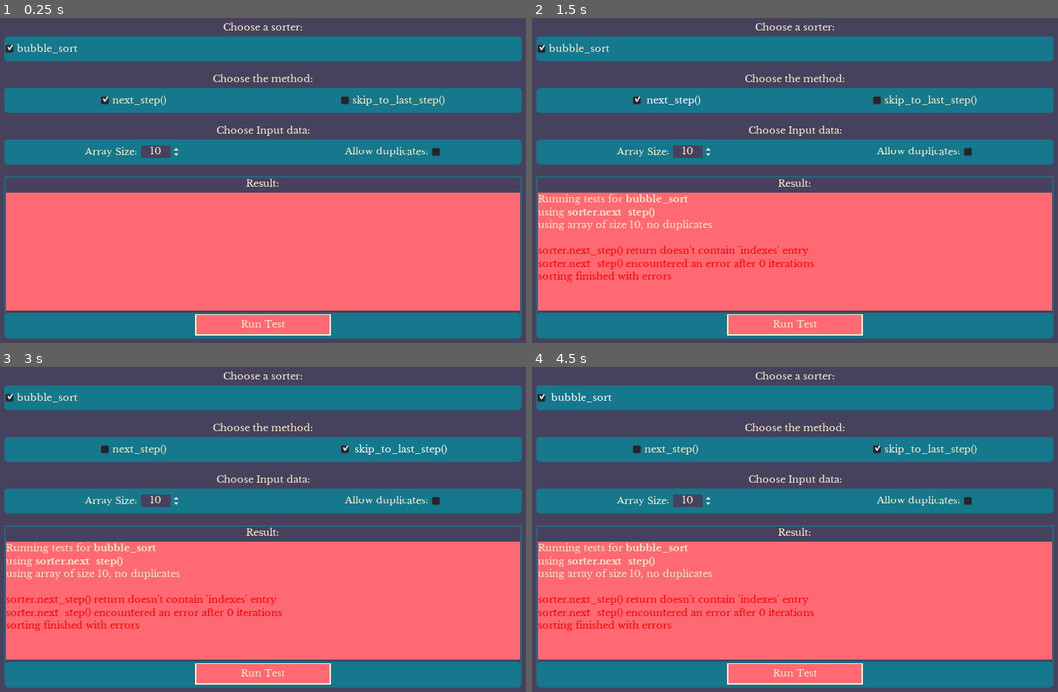
Above: before the commit, frames 1-4 (two rows, left to right).
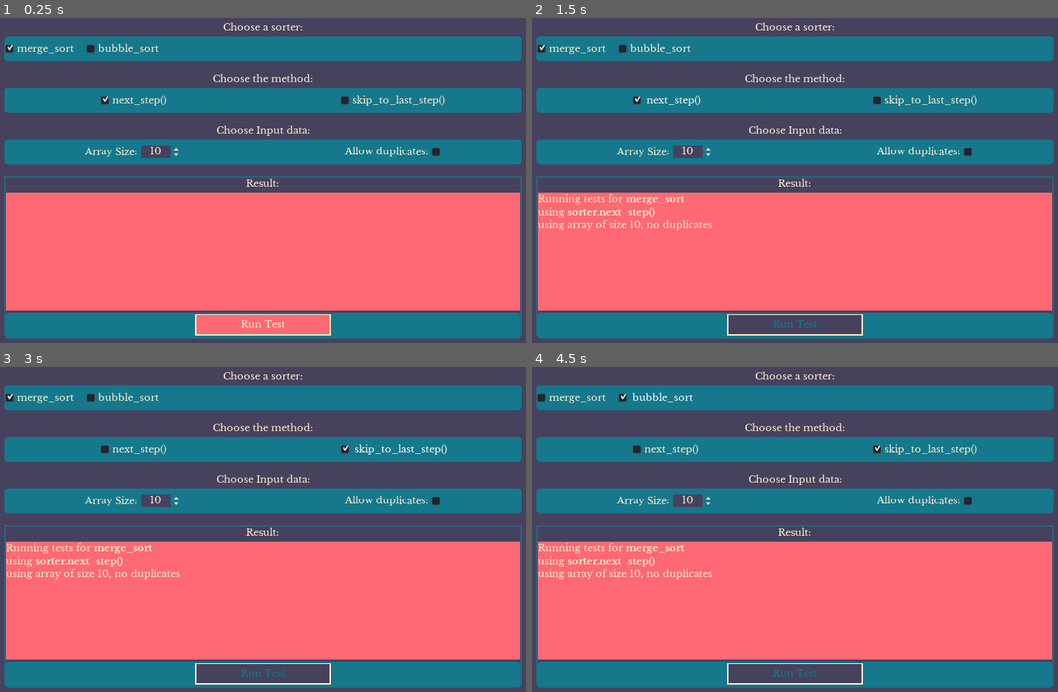
Above: after the commit, the same moments.

Repository: DissonantVoid/Godot-Sort-Visualizer
Game: Godot game, scene res://scenes/tests/algorithm_checker.tscn
Same seed, same stepped clock (60 frames per second), same inputs: the game is played once before the commit and once after it. This scene is started directly instead of the project's main scene.
Inputs:
- Up to frame 1 (0.25 s): no input
- Up to frame 2 (1.5 s): click "Run Test" at 0.5 s; click "next_step()" at 1.25 s
- Up to frame 3 (3 s): click "next_step()" at 2 s; click "skip_to_last_step()" at 2.75 s
- Up to frame 4 (4.5 s): click "skip_to_last_step()" at 3.5 s; click "bubble_sort" at 4.25 s

The runs differ from the first frame. In frame 1, 0.3% of the frame differs, in the area x 3-31%, y 7-12%; in frame 2, 2.9%; in frame 3, 2.9%; in frame 4, 3.0%, in the area x 1-63%, y 7-98%.
Error after the commit: Invalid get index '3' (on base: 'Array'). (res://scenes/objects/sorters/sorter_merge_sort.gd:80)

Commit message:
implemented most of the merge sort algorithm
next_step() is not fully implemented yet

Diff:
--- a/scenes/game/main.gd
+++ b/scenes/game/main.gd
@@ -84,7 +84,7 @@
 			_algo_picker.set_can_continue(false)
 			_visualizer.update_all(_current_sorter.skip_to_last_step())
 		"restart":
-			#_running_mode = RunningMode.step
+			_running_mode = RunningMode.step
 			_reset()
 
 func _on_visualizer_updated_indexes():
@@ -115,14 +115,14 @@
 		_visualizer.finish()
 		_pause()
 	else:
-		assert(step_data.has("items"), "no 'items' entry in sorter.next_step() return")
-		assert(step_data["items"].size() == 2, "'items' entry in sorter.next_step() return must have 2 items")
+		assert(step_data.has("indexes"), "no 'indexes' entry in sorter.next_step() return")
+		assert(step_data["indexes"].size() == 2, "'indexes' entry in sorter.next_step() return must have 2 indexes")
 
 		_is_waiting_for_visualizer = true
 		_algo_picker.set_can_continue(false)
 
 		# NOTE: this line should be last in case update_indexes() emits immediately like in visualizer_rect
-		_visualizer.update_indexes(step_data["items"][0], step_data["items"][1])
+		_visualizer.update_indexes(step_data["indexes"][0], step_data["indexes"][1])
 
 func _pause():
 	if _continous_timer.is_stopped() == false:
--- a/scenes/objects/sorters/sorter.gd
+++ b/scenes/objects/sorters/sorter.gd
@@ -12,7 +12,7 @@
 	_priority_callback = priority_callback
 
 # override, return {"done":is done sorting,
-#                   "items":(if "done" is true), 2 item indexes that were switched}
+#                   "indexes":(if "done" is true), array of 2 indexes that were switched}
 func next_step() -> Dictionary:
 	return {}
 
--- a/scenes/objects/sorters/sorter_bubble_sort.gd
+++ b/scenes/objects/sorters/sorter_bubble_sort.gd
@@ -1,6 +1,13 @@
 extends "res://scenes/objects/sorters/sorter.gd"
 
+# https://en.wikipedia.org/wiki/Bubble_sort
+# the simplest sorting algorithm that works by repeatedly
+# swapping the adjacent elements if they are in the wrong order
+#
+# time complexity: O(N^2)
+
 var _curr_index : int = 0
+
 
 # override
 func setup(data_size : int, priority_callback : FuncRef):
@@ -11,14 +18,14 @@
 # override
 func next_step() -> Dictionary:
 	var changed : bool = false
-	var items : Array
+	var indexes : Array
 
 	while true:
 		for i in range(_curr_index, _data_size-1):
 			if _priority_callback.call_func(i, i+1):
 				changed = true
-				items.append(i+1)
-				items.append(i)
+				indexes.append(i+1)
+				indexes.append(i)
 				_curr_index = i+1
 				break
 
@@ -29,7 +36,7 @@
 		else:
 			break
 
-	return {"done":!changed, "items":items}
+	return {"done":!changed, "indexes":indexes}
 
 # override
 func skip_to_last_step() -> Array:
--- /dev/null
+++ b/scenes/objects/sorters/sorter_merge_sort.gd
@@ -0,0 +1,135 @@
+extends "res://scenes/objects/sorters/sorter.gd"
+
+# https://en.wikipedia.org/wiki/Merge_sort
+# a sorting algorithm that is based on the Divide and Conquer paradigm
+# in this algorithm, the array is initially divided into two equal halves
+# and then they are combined in a sorted manner
+#
+# time complexity: O(N log N)
+
+var _division_array : Array
+var _pending_switches : Array # [[idx1, idx2], .. ]
+
+# override
+func setup(data_size : int, priority_callback : FuncRef):
+	.setup(data_size, priority_callback)
+
+	_division_array.resize(_data_size)
+	for i in _data_size: _division_array[i] = [i]
+	_pending_switches.clear()
+
+# override
+# TODO: THIS IS UNFINISHED, the impementation is almost done but not yet complete
+#       I have already wasted too much time getting this one function to work
+#       as much as I like a good challenge, I also know my limits, and have
+#       to leave it for now and come back in the future,
+func next_step() -> Dictionary:
+	# merge first 2 nums, then next 2. combine them into 4, then merge another 2 and 2 into 4
+	# and merge the 4 and 4 into 8 etc.. it's like 2048 the game
+	# this way we can merge once, keep record of what has changed in that merge (_pending_switches)
+	# and for each call to this func, return 1 switch from the record, once the record is empty
+	# we merge the next 2 arrays and so on
+	var should_skip_to_next : bool = false
+	if _pending_switches.empty():
+		var prev_subarrs_size : int = 0 # size of all previous subarrays before _division_array[i-1]
+										# i.e index of first element in current subarray if _division_array was a 1d array instead of 2d
+		for i in range(1, _division_array.size()):
+			if (_division_array[i-1].size() == _division_array[i].size() ||
+					_division_array.size() == 2):
+				# combine the two subarrays
+				_division_array[i-1] = _merge(_division_array[i-1], _division_array[i])
+				_division_array.remove(i)
+
+				for j in _division_array[i-1].size():
+					var original_index : int = _division_array[i-1][j]
+					var new_index : int = prev_subarrs_size + j
+
+					if original_index == new_index: continue
+
+					# get rid of duplicates i.e [ [0,1], [1,0] ]
+					if  (_pending_switches.has([original_index, new_index]) ||
+							_pending_switches.has([new_index, original_index])) == false:
+						_pending_switches.append([original_index, new_index])
+
+				# arrays merge perfectly without having to change indexes i,e [[1,2,3], [4,5,6]]
+				if _pending_switches.empty() && _division_array.size() > 1: should_skip_to_next = true
+
+				print("switches:" + str(_pending_switches))
+				break
+			else:
+				prev_subarrs_size += _division_array[i-1].size()
+
+	if should_skip_to_next:
+		return next_step()
+	elif _pending_switches.empty():
+		# still empty? we're done
+		return {"done":true}
+	else:
+		var indexes_to_switch : Array
+		indexes_to_switch.resize(2)
+		indexes_to_switch[0] = _pending_switches[0][0]
+		indexes_to_switch[1] = _pending_switches[0][1]
+
+		# if another index is going to move to where this index is
+		# convert the 2 switches into 1 switch by removing the middle number, in other words
+		# say indexes_to_switch=[3, 2] and _pending_switches later has [1, 3]
+		# doing both switches will cause issues since by the time we do [1, 3], [3, 2] will already
+		# have happened meaning that index 3 was chaged, so instead we covert both merges into one:
+		# [1, 3]
+		for i in range(1, _pending_switches.size()):
+			var sub_arr : Array = _pending_switches[i]
+			for j in sub_arr.size():
+				if indexes_to_switch[0] == sub_arr[1]:
+					indexes_to_switch[0] = sub_arr[0]
+					_pending_switches.remove(i)
+					break # ??
+
+		_pending_switches.remove(0)
+
+		print("switch changed to: " + str(_pending_switches)) # TEMP
+		return {"done":false, "indexes": [indexes_to_switch[0], indexes_to_switch[1]]}
+
+# override
+func skip_to_last_step() -> Array:
+	var indexes : Array
+	for i in _data_size: indexes.append(i)
+
+	return _divide_n_conquer_full(0, _data_size-1)
+
+# see this function for a pure implementation of merge sort
+# without all the state keeping
+func _divide_n_conquer_full(low_bound : int, high_bound : int) -> Array:
+	if low_bound == high_bound: # 1 item left
+		return [low_bound]
+	else:
+		var middle : int = low_bound + (high_bound - low_bound) / 2
+		var first_half : Array = _divide_n_conquer_full(low_bound, middle)
+		var second_half : Array = _divide_n_conquer_full(middle+1, high_bound)
+
+		return _merge(first_half, second_half)
+
+func _merge(first_half : Array, second_half : Array):
+	# merge 2 arrays together, merging is done by comparing the first item of one array
+	# to the first item of another, we move the smaller into 'combined' and increment
+	# its index (first_h_idx or second_h_idx depending on which item is bigger) and so on..
+	# note that since arrays are already ordered (first item is smallest and last is largest)
+	# we end up with an ordered combined array
+	var combined : Array
+	var first_h_idx : int = 0
+	var second_h_idx : int = 0
+	while first_h_idx < first_half.size() && second_h_idx < second_half.size():
+		if _priority_callback.call_func(first_half[first_h_idx], second_half[second_h_idx]):
+			combined.append(second_half[second_h_idx])
+			second_h_idx += 1
+		else:
+			combined.append(first_half[first_h_idx])
+			first_h_idx += 1
+
+	# we may end up with items remaining in one of the arrays, in that case we just
+	# dump them into 'combined' since we know they're bigger than any item in 'combined'
+	if first_h_idx < first_half.size():
+		combined.append_array(first_half.slice(first_h_idx, first_half.size()-1))
+	if second_h_idx < second_half.size():
+		combined.append_array(second_half.slice(second_h_idx, second_half.size()-1))
+
+	return combined
--- a/scenes/tests/algorithm_checker.gd
+++ b/scenes/tests/algorithm_checker.gd
@@ -76,6 +76,7 @@
 			_current_arr[i] = _current_arr[rand_idx]
 			_current_arr[rand_idx] = temp_i
 
+	#print("starting arr: " + str(_current_arr)) # TEMP
 	var sorter_object = load(AlgorithmsTracker.get_dict()[_selected_algorithm_name]).new()
 	sorter_object.setup(_array_size, funcref(self, "_is_bigger"))
 
@@ -115,6 +116,7 @@
 				var temp_idx1 : int = _current_arr[result["indexes"][0]]
 				_current_arr[result["indexes"][0]] = _current_arr[result["indexes"][1]]
 				_current_arr[result["indexes"][1]] = temp_idx1
+				#print(_current_arr) # TEMP
 				iterations += 1
 		if has_errors:
 			_print_console("sorter.next_step() encountered an error after " + str(iterations) + " iterations", true)
Not shown, changed: plan/plan.txt
